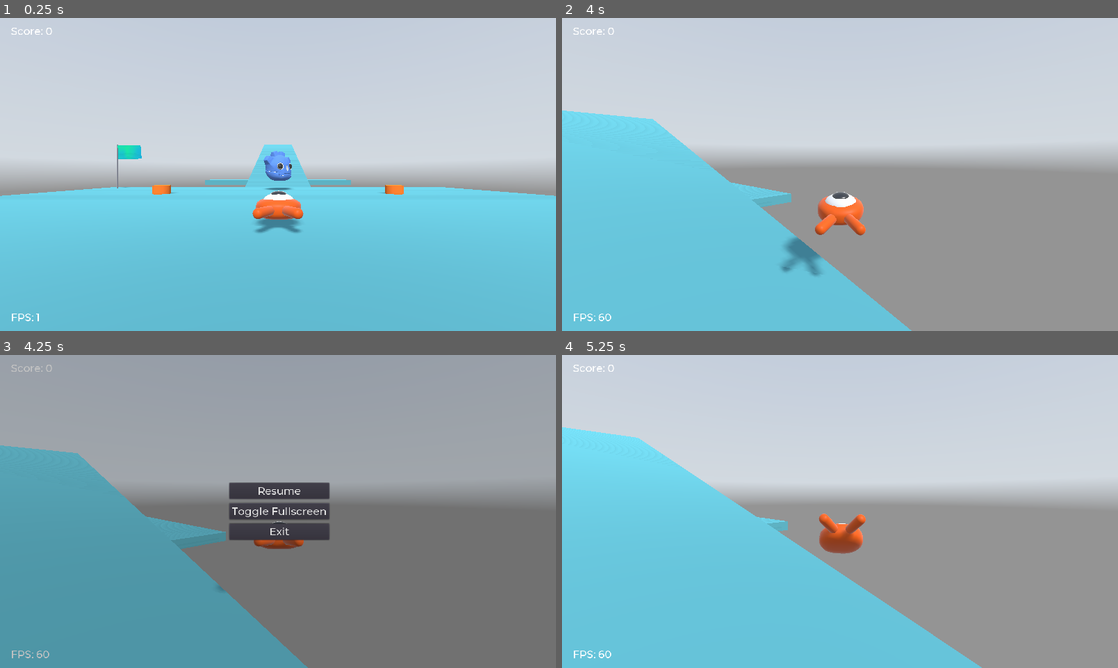
Above: before the commit, frames 1-4 (two rows, left to right).
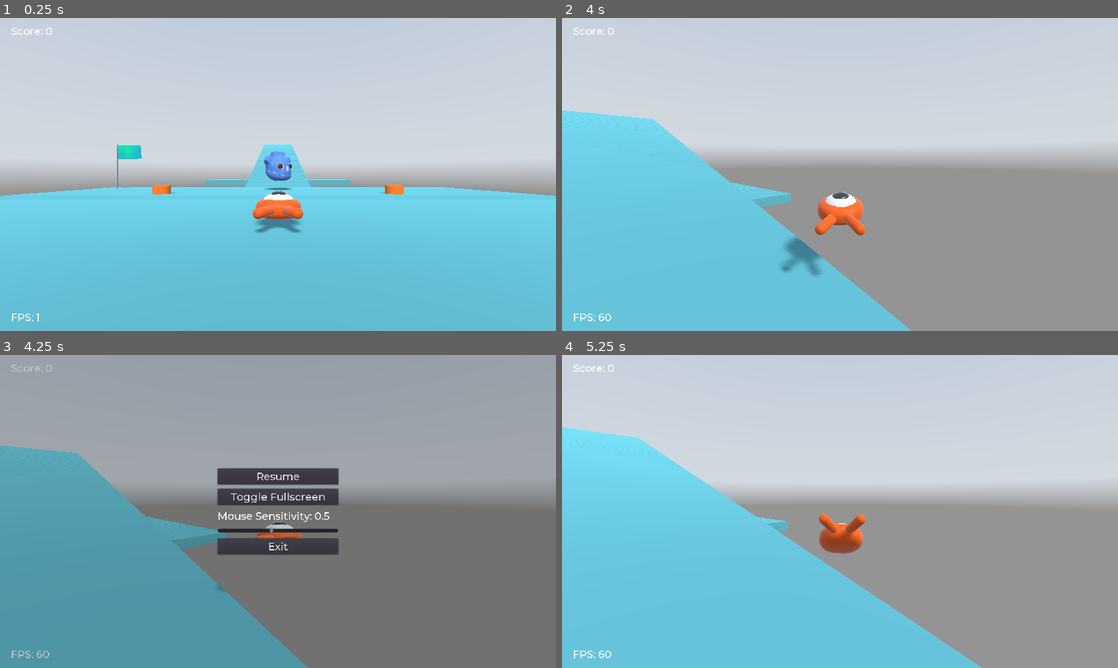
Above: after the commit, the same moments.

Repository: telmotrooper/squash-the-creeps
Game: Godot game, scene res://Main.tscn
Same seed, same stepped clock (60 frames per second), same inputs: the game is played once before the commit and once after it. A sky picture missing from this copy of the repository is replaced by a grey-blue gradient.
Inputs (mouse positions are in pixels of both pictures, inside the frame that each line leads up to):
- Up to frame 1 (0.25 s): no input
- Up to frame 2 (4 s): tap Enter (ui_accept) at 0.5 s; move the mouse to (867, 174) at 0.52 s; hold Up (move_forward) from 0.53 s (still down); tap Space (jump) at 0.77, 1.52, 3.02, 3.77 s; move the mouse to (812, 174) at 1.27 s; move the mouse to (851, 168) at 2.02 s; move the mouse to (834, 180) at 2.77 s; move the mouse to (878, 177) at 3.52 s
- Up to frame 3 (4.25 s): keep holding Up (move_forward); tap Escape (pause) at 4.15 s
- Up to frame 4 (5.25 s): move the mouse to (673, 464) at 4.27 s; release Up (move_forward) at 4.28 s; hold Left (move_left) 4.28-5 s; tap Space (jump) at 4.52 s; click "Resume" at 5 s

Frames 1-2 are identical in both runs. In frame 3, 4.8% of the frame differs, in the area x 39-61%, y 36-64%; in frame 4, nothing differs.

Commit message:
Feat/mouse sensitivity (#3)
* Slider affects sensitivity

* Slider working as expected

* Pause is by default invisible

* Adjusted menu so it doesn't auto resize

* Using constant instead of repeating string

Diff:
--- a/my-3d-squash-the-creeps/Camera.gd
+++ b/my-3d-squash-the-creeps/Camera.gd
@@ -4,8 +4,6 @@
 var vertical = 0
 var v_min = -70 # Looking up
 var v_max = 15 # Look down
-var h_sensitivity = 0.5
-var v_sensitivity = 0.5
 var h_acceleration = 10
 var v_acceleration = 10
 
@@ -16,8 +14,8 @@
 
 func _input(event):
   if event is InputEventMouseMotion:
-    horizontal -= event.relative.x * h_sensitivity
-    vertical -= event.relative.y * v_sensitivity
+    horizontal -= event.relative.x * GameState.mouse_sensitivity
+    vertical -= event.relative.y * GameState.mouse_sensitivity
 
 func _physics_process(delta):
   #print(vertical) # It's useful to print the current value when trying to find the proper values for 'min' and 'max'.
--- a/my-3d-squash-the-creeps/GameState.gd
+++ b/my-3d-squash-the-creeps/GameState.gd
@@ -1,3 +1,4 @@
 extends Node
 
 var Audio: Node
+export var mouse_sensitivity := 0.5
--- a/my-3d-squash-the-creeps/Main.tscn
+++ b/my-3d-squash-the-creeps/Main.tscn
@@ -197,10 +197,10 @@
 anchor_top = 0.5
 anchor_right = 0.5
 anchor_bottom = 0.5
-margin_left = -112.0
-margin_top = -77.0
-margin_right = 112.0
-margin_bottom = 77.0
+margin_left = -139.0
+margin_top = -99.0
+margin_right = 139.0
+margin_bottom = 99.0
 custom_constants/separation = 10
 alignment = 1
 __meta__ = {
@@ -208,20 +208,35 @@
 }
 
 [node name="ResumeButton" type="Button" parent="UserInterface/Pause/VBoxContainer"]
-margin_top = 35.0
-margin_right = 224.0
-margin_bottom = 72.0
+margin_right = 278.0
+margin_bottom = 37.0
 text = "Resume"
 
 [node name="ToggleFullscreenButton" type="Button" parent="UserInterface/Pause/VBoxContainer"]
-margin_right = 12.0
-margin_bottom = 37.0
+margin_top = 47.0
+margin_right = 278.0
+margin_bottom = 84.0
 text = "Toggle Fullscreen"
 
+[node name="SensitivityLabel" type="Label" parent="UserInterface/Pause/VBoxContainer"]
+margin_top = 94.0
+margin_right = 278.0
+margin_bottom = 125.0
+text = "Mouse Sensitivity: "
+
+[node name="SensitivitySlider" type="HSlider" parent="UserInterface/Pause/VBoxContainer"]
+margin_top = 135.0
+margin_right = 278.0
+margin_bottom = 151.0
+min_value = 0.1
+max_value = 1.0
+step = 0.1
+value = 0.1
+
 [node name="ExitButton" type="Button" parent="UserInterface/Pause/VBoxContainer"]
-margin_top = 82.0
-margin_right = 224.0
-margin_bottom = 119.0
+margin_top = 161.0
+margin_right = 278.0
+margin_bottom = 198.0
 text = "Exit"
 
 [node name="WorldEnvironment" type="WorldEnvironment" parent="."]
@@ -249,5 +264,6 @@
 [connection signal="timeout" from="MobTimer" to="." method="_on_MobTimer_timeout"]
 [connection signal="pressed" from="UserInterface/Pause/VBoxContainer/ResumeButton" to="UserInterface/Pause" method="_on_ResumeButton_pressed"]
 [connection signal="pressed" from="UserInterface/Pause/VBoxContainer/ToggleFullscreenButton" to="UserInterface/Pause" method="_on_ToggleFullscreenButton_pressed"]
+[connection signal="value_changed" from="UserInterface/Pause/VBoxContainer/SensitivitySlider" to="UserInterface/Pause" method="_on_SensitivitySlider_value_changed"]
 [connection signal="pressed" from="UserInterface/Pause/VBoxContainer/ExitButton" to="UserInterface/Pause" method="_on_ExitButton_pressed"]
 [connection signal="body_entered" from="Boundary" to="Boundary" method="_on_Boundary_body_entered"]
--- a/my-3d-squash-the-creeps/Pause.gd
+++ b/my-3d-squash-the-creeps/Pause.gd
@@ -1,4 +1,15 @@
 extends Control
+
+const sensitivity_text = "Mouse Sensitivity: %.1f"
+
+func _ready():
+  $VBoxContainer/SensitivityLabel.text = sensitivity_text % GameState.mouse_sensitivity
+  $VBoxContainer/SensitivitySlider.value = GameState.mouse_sensitivity
+
+func _on_SensitivitySlider_value_changed(value):
+  GameState.mouse_sensitivity = value
+  $VBoxContainer/SensitivityLabel.text = sensitivity_text % value
+
 
 func pause():
   get_tree().paused = not get_tree().paused
